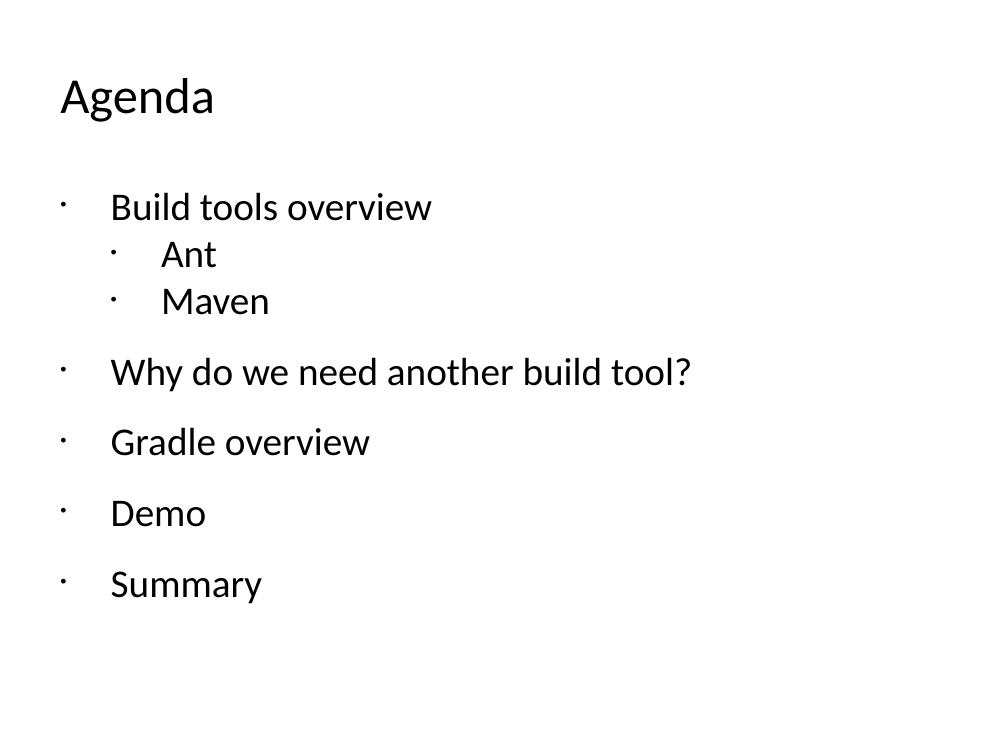
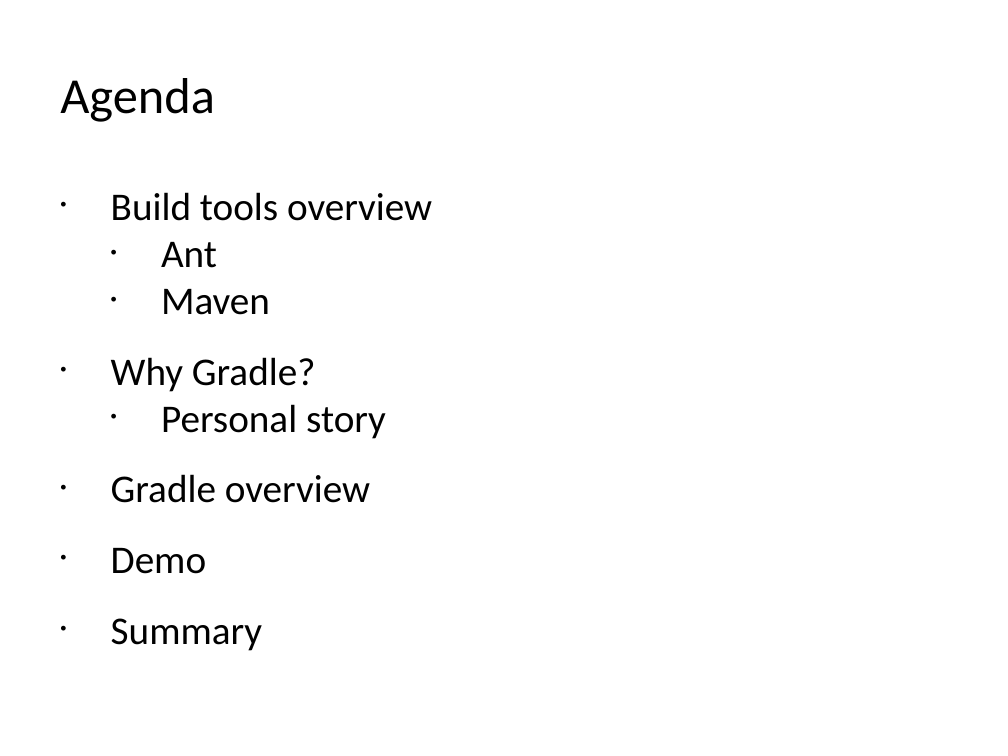
Before and after one commit to kob-aha/gradle-presentation, a slide deck: slide 3 of presentation/Introduction to Gradle.pptx. Drawn at 1008x756 pixels with LibreOffice and Linux fonts; fonts in the diff are those of the drawing. Boxes give left, top, right and bottom in pixels: in the first picture for what was removed or moved away, otherwise in the second. Text is boxed around its words. In the diff, an @@ line names an element or a change of style, - is before the commit and + after.

```diff
--- a/presentation/Introduction to Gradle.pptx
+++ b/presentation/Introduction to Gradle.pptx
@@ text at box(111, 357, 386, 439): text changed @@
-• Why do we need another build tool?
+• Why Gradle?
+  • Personal story
```
Also in this commit, not shown: 16 other slides changed, 8 slides added, 14 other files.
